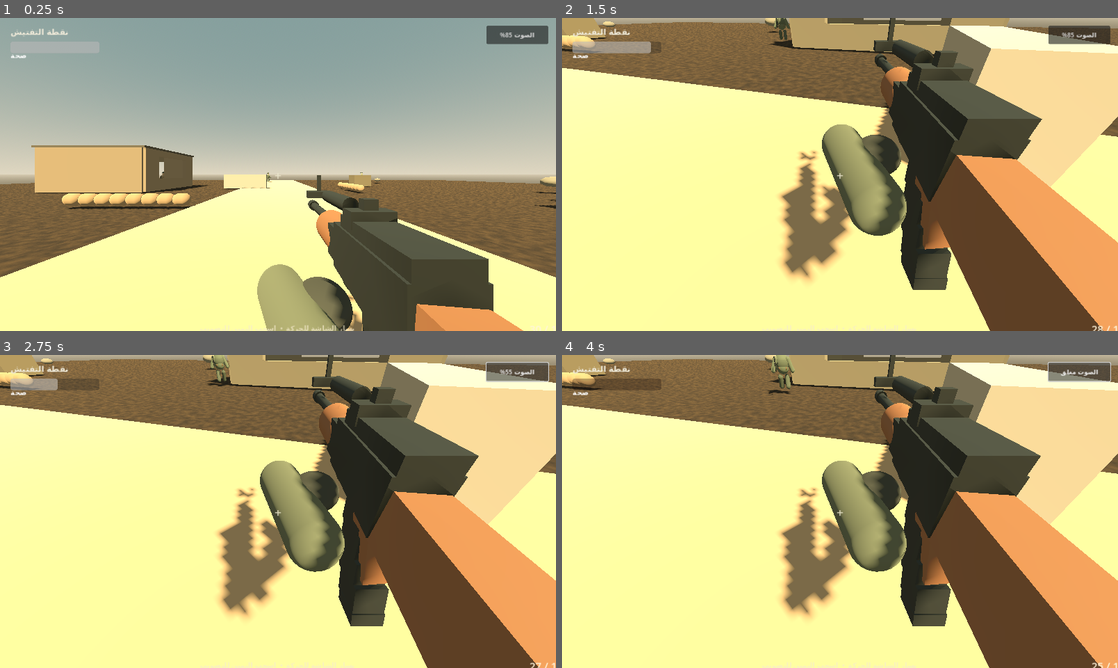
Above: before the commit, frames 1-4 (two rows, left to right).
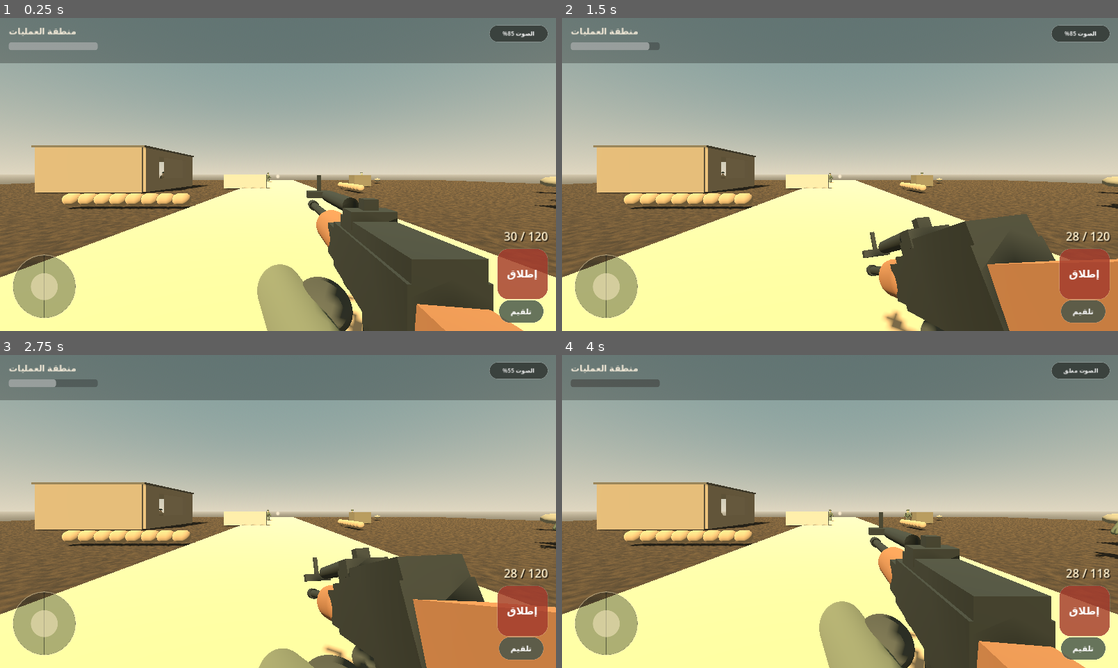
Above: after the commit, the same moments.

Repository: jufurmajid/mokfhu-
Game: Godot game, scene res://scenes/field.tscn
The game is run twice, just before and just after one commit, with the same random seed, the same clock (stepped at 60 frames per second) and the same inputs. Sound files missing from this copy of the repository are replaced by a short silence.
Inputs (mouse positions are in pixels of both pictures, inside the frame that each line leads up to):
- Up to frame 1 (0.25 s): no input
- Up to frame 2 (1.5 s): click (1084, 274) at 0.5 s, where only the run after the commit has a clickable "إطلاق"; click (1084, 312) at 1.25 s, where only the run after the commit has a clickable "تلقيم"
- Up to frame 3 (2.75 s): click "الصوت 85%" at 2 s
- Up to frame 4 (4 s): click "الصوت 55%" at 2.75 s; click "الصوت 28%" at 3.5 s

The runs differ from the first frame. In frame 1, 18% of the frame differs, in the area x 0-100%, y 0-100%; in frame 2, 83%; in frame 3, 82%; in frame 4, 84%.
Error in both runs: Invalid assignment of property or key 'text' with value of type 'String' on a base object of type 'null instance'. (res://scripts/field.gd:248)

Commit message:
Rebuild mobile HUD for all screen sizes

Diff:
--- a/game/scripts/mobile_hud.gd
+++ b/game/scripts/mobile_hud.gd
@@ -5,10 +5,17 @@
 signal move_changed(value: Vector2)
 signal look_delta(value: Vector2)
 
+const FIRE_REPEAT := 0.105
+const JOYSTICK_RADIUS := 64.0
+const SAFE_MARGIN := 18.0
+
 var health_bar: ProgressBar
 var ammo_label: Label
 var fire_button: Button
 var reload_button: Button
+var joystick_base: Panel
+var joystick_knob: Panel
+var root: Control
 var move_origin := Vector2.ZERO
 var move_touch := -1
 var look_touch := -1
@@ -17,151 +24,225 @@
 var volume_levels := [0.85, 0.55, 0.28, 0.0]
 var volume_labels := ["الصوت 85%", "الصوت 55%", "الصوت 28%", "الصوت مغلق"]
 var volume_index := 0
-var joystick_base: Panel
-var joystick_knob: Panel
 
 func _ready() -> void:
 	_build_ui()
+	get_viewport().size_changed.connect(_layout_controls)
+	call_deferred("_layout_controls")
 
 func _process(delta: float) -> void:
 	if fire_held:
 		fire_timer -= delta
 		if fire_timer <= 0.0:
 			fire_requested.emit()
-			fire_timer = 0.11
+			fire_timer = FIRE_REPEAT
 
 func _build_ui() -> void:
-	var root := Control.new()
+	root = Control.new()
+	root.name = "HUDRoot"
 	root.set_anchors_and_offsets_preset(Control.PRESET_FULL_RECT)
 	root.mouse_filter = Control.MOUSE_FILTER_PASS
 	add_child(root)
+
+	var shade := ColorRect.new()
+	shade.name = "TopShade"
+	shade.anchor_right = 1.0
+	shade.offset_bottom = 104.0
+	shade.color = Color(0.02, 0.025, 0.02, 0.28)
+	shade.mouse_filter = Control.MOUSE_FILTER_IGNORE
+	root.add_child(shade)
+
 	var reticle := Label.new()
-	reticle.text = "+"
-	reticle.add_theme_font_size_override("font_size", 28)
-	reticle.add_theme_color_override("font_color", Color(0.93, 0.91, 0.81, 0.88))
-	reticle.set_anchors_and_offsets_preset(Control.PRESET_CENTER)
-	reticle.position = Vector2(-8, -18)
+	reticle.name = "Reticle"
+	reticle.text = "•"
+	reticle.horizontal_alignment = HORIZONTAL_ALIGNMENT_CENTER
+	reticle.vertical_alignment = VERTICAL_ALIGNMENT_CENTER
+	reticle.set_anchors_preset(Control.PRESET_CENTER)
+	reticle.offset_left = -18.0
+	reticle.offset_top = -18.0
+	reticle.offset_right = 18.0
+	reticle.offset_bottom = 18.0
+	reticle.add_theme_font_size_override("font_size", 30)
+	reticle.add_theme_color_override("font_color", Color(1.0, 0.94, 0.82, 0.92))
+	reticle.mouse_filter = Control.MOUSE_FILTER_IGNORE
 	root.add_child(reticle)
+
 	var mission := Label.new()
 	mission.name = "Status"
-	mission.text = "نقطة التفتيش"
-	mission.position = Vector2(24, 18)
-	mission.add_theme_font_size_override("font_size", 19)
-	mission.add_theme_color_override("font_color", Color("eee9d8"))
+	mission.text = "منطقة العمليات"
+	mission.add_theme_font_size_override("font_size", 20)
+	mission.add_theme_color_override("font_color", Color("f3ead8"))
 	root.add_child(mission)
-	var sound_button := Button.new()
-	sound_button.text = volume_labels[volume_index]
-	sound_button.set_anchors_and_offsets_preset(Control.PRESET_TOP_RIGHT)
-	sound_button.position = Vector2(-160, 18)
-	sound_button.size = Vector2(142, 42)
-	sound_button.add_theme_font_size_override("font_size", 14)
-	sound_button.pressed.connect(_cycle_volume.bind(sound_button))
-	root.add_child(sound_button)
+
 	health_bar = ProgressBar.new()
-	health_bar.position = Vector2(24, 54)
-	health_bar.size = Vector2(205, 20)
+	health_bar.name = "Health"
 	health_bar.max_value = 100
 	health_bar.value = 100
 	health_bar.show_percentage = false
 	root.add_child(health_bar)
-	var health_text := Label.new()
-	health_text.name = "HealthText"
-	health_text.text = "صحة"
-	health_text.position = Vector2(24, 76)
-	root.add_child(health_text)
+
 	ammo_label = Label.new()
+	ammo_label.name = "Ammo"
 	ammo_label.text = "30 / 120"
-	ammo_label.position = Vector2(-180, -80)
-	ammo_label.set_anchors_and_offsets_preset(Control.PRESET_BOTTOM_RIGHT)
-	ammo_label.add_theme_font_size_override("font_size", 24)
-	ammo_label.add_theme_color_override("font_color", Color("fff4da"))
+	ammo_label.horizontal_alignment = HORIZONTAL_ALIGNMENT_RIGHT
+	ammo_label.add_theme_font_size_override("font_size", 27)
+	ammo_label.add_theme_color_override("font_color", Color("fff1cf"))
+	ammo_label.add_theme_color_override("font_shadow_color", Color(0, 0, 0, 0.75))
+	ammo_label.add_theme_constant_override("shadow_offset_x", 2)
+	ammo_label.add_theme_constant_override("shadow_offset_y", 2)
 	root.add_child(ammo_label)
-	fire_button = _button(root, "إطلاق", Vector2(-125, -172), Vector2(105, 105), Color("a84431"), true)
-	fire_button.set_anchors_and_offsets_preset(Control.PRESET_BOTTOM_RIGHT)
-	fire_button.position = Vector2(-132, -160)
-	reload_button = _button(root, "تلقيم", Vector2(-142, -62), Vector2(94, 52), Color("4c594b"), false)
-	reload_button.set_anchors_and_offsets_preset(Control.PRESET_BOTTOM_RIGHT)
-	reload_button.position = Vector2(-148, -68)
+
+	fire_button = _make_action_button("إطلاق", Color("a43b2d"), 24)
+	fire_button.name = "FireButton"
+	fire_button.button_down.connect(_start_fire)
+	fire_button.button_up.connect(_stop_fire)
+	root.add_child(fire_button)
+
+	reload_button = _make_action_button("تلقيم", Color("46554a"), 18)
+	reload_button.name = "ReloadButton"
 	reload_button.pressed.connect(reload_requested.emit)
-	var instruction := Label.new()
-	instruction.text = "يسار الشاشة للحركة  •  اسحب اليمين للتصويب"
-	instruction.set_anchors_and_offsets_preset(Control.PRESET_CENTER_BOTTOM)
-	instruction.position = Vector2(-180, -18)
-	instruction.add_theme_color_override("font_color", Color(0.96, 0.92, 0.8, 0.72))
-	root.add_child(instruction)
-	# A persistent thumb pad makes the movement area discoverable before the first touch.
+	root.add_child(reload_button)
+
+	var sound_button := _make_action_button(volume_labels[volume_index], Color("303632"), 13)
+	sound_button.name = "SoundButton"
+	sound_button.pressed.connect(_cycle_volume.bind(sound_button))
+	root.add_child(sound_button)
+
 	joystick_base = Panel.new()
-	joystick_base.position = Vector2(58, -218)
-	joystick_base.size = Vector2(142, 142)
-	joystick_base.set_anchors_and_offsets_preset(Control.PRESET_BOTTOM_LEFT)
+	joystick_base.name = "MovePad"
 	joystick_base.mouse_filter = Control.MOUSE_FILTER_IGNORE
 	var base_style := StyleBoxFlat.new()
-	base_style.bg_color = Color(0.12, 0.15, 0.13, 0.34)
-	base_style.border_color = Color(0.86, 0.82, 0.70, 0.48)
+	base_style.bg_color = Color(0.06, 0.08, 0.07, 0.34)
+	base_style.border_color = Color(0.93, 0.88, 0.72, 0.42)
 	base_style.set_border_width_all(2)
-	base_style.set_corner_radius_all(71)
+	base_style.set_corner_radius_all(74)
 	joystick_base.add_theme_stylebox_override("panel", base_style)
 	root.add_child(joystick_base)
+
 	joystick_knob = Panel.new()
-	joystick_knob.size = Vector2(58, 58)
-	joystick_knob.position = Vector2(42, 42)
+	joystick_knob.name = "MoveKnob"
 	joystick_knob.mouse_filter = Control.MOUSE_FILTER_IGNORE
 	var knob_style := StyleBoxFlat.new()
-	knob_style.bg_color = Color(0.83, 0.80, 0.68, 0.56)
-	knob_style.set_corner_radius_all(29)
+	knob_style.bg_color = Color(0.94, 0.89, 0.73, 0.58)
+	knob_style.set_corner_radius_all(32)
 	joystick_knob.add_theme_stylebox_override("panel", knob_style)
 	joystick_base.add_child(joystick_knob)
 
-func _button(parent: Control, caption: String, _unused: Vector2, size: Vector2, color: Color, hold_fire: bool) -> Button:
+func _make_action_button(caption: String, tint: Color, font_size: int) -> Button:
 	var button := Button.new()
 	button.text = caption
-	button.size = size
-	button.add_theme_font_size_override("font_size", 18)
+	button.focus_mode = Control.FOCUS_NONE
+	button.add_theme_font_size_override("font_size", font_size)
 	button.add_theme_color_override("font_color", Color.WHITE)
-	var style := StyleBoxFlat.new()
-	style.bg_color = Color(color, 0.78)
-	style.corner_radius_top_left = 48 if hold_fire else 14
-	style.corner_radius_top_right = 48 if hold_fire else 14
-	style.corner_radius_bottom_left = 48 if hold_fire else 14
-	style.corner_radius_bottom_right = 48 if hold_fire else 14
-	button.add_theme_stylebox_override("normal", style)
-	button.add_theme_stylebox_override("hover", style)
-	button.add_theme_stylebox_override("pressed", style)
-	parent.add_child(button)
-	if hold_fire:
-		button.button_down.connect(_start_fire)
-		button.button_up.connect(_stop_fire)
+	button.add_theme_color_override("font_pressed_color", Color.WHITE)
+	var normal := StyleBoxFlat.new()
+	normal.bg_color = Color(tint, 0.82)
+	normal.border_color = Color(1, 1, 1, 0.12)
+	normal.set_border_width_all(1)
+	normal.set_corner_radius_all(26)
+	var pressed := normal.duplicate() as StyleBoxFlat
+	pressed.bg_color = Color(tint.lightened(0.12), 0.96)
+	button.add_theme_stylebox_override("normal", normal)
+	button.add_theme_stylebox_override("hover", normal)
+	button.add_theme_stylebox_override("pressed", pressed)
+	button.add_theme_stylebox_override("focus", StyleBoxEmpty.new())
 	return button
+
+func _layout_controls() -> void:
+	if not is_instance_valid(root):
+		return
+	var viewport_size := get_viewport().get_visible_rect().size
+	var min_side := minf(viewport_size.x, viewport_size.y)
+	var ui_scale := clampf(min_side / 720.0, 0.72, 1.15)
+	var right_margin := SAFE_MARGIN * ui_scale
+	var bottom_margin := SAFE_MARGIN * ui_scale
+
+	var status := root.get_node("Status") as Label
+	status.position = Vector2(20, 16) * ui_scale
+	status.size = Vector2(minf(460.0 * ui_scale, viewport_size.x * 0.58), 34.0 * ui_scale)
+	status.add_theme_font_size_override("font_size", int(20.0 * ui_scale))
+
+	health_bar.position = Vector2(20, 56) * ui_scale
+	health_bar.size = Vector2(205, 18) * ui_scale
+
+	var sound := root.get_node("SoundButton") as Button
+	sound.size = Vector2(136, 40) * ui_scale
+	sound.position = Vector2(viewport_size.x - sound.size.x - right_margin, 16.0 * ui_scale)
+
+	var fire_size := 118.0 * ui_scale
+	fire_button.size = Vector2(fire_size, fire_size)
+	fire_button.position = Vector2(
+		viewport_size.x - fire_size - right_margin,
+		viewport_size.y - fire_size - bottom_margin - 54.0 * ui_scale
+	)
+	fire_button.add_theme_font_size_override("font_size", int(24.0 * ui_scale))
+
+	reload_button.size = Vector2(104, 54) * ui_scale
+	reload_button.position = Vector2(
+		viewport_size.x - reload_button.size.x - right_margin - 10.0 * ui_scale,
+		viewport_size.y - reload_button.size.y - bottom_margin
+	)
+	reload_button.add_theme_font_size_override("font_size", int(18.0 * ui_scale))
+
+	ammo_label.size = Vector2(210, 42) * ui_scale
+	ammo_label.position = Vector2(
+		viewport_size.x - ammo_label.size.x - right_margin,
+		fire_button.position.y - 48.0 * ui_scale
+	)
+	ammo_label.add_theme_font_size_override("font_size", int(27.0 * ui_scale))
+
+	var pad_size := 148.0 * ui_scale
+	joystick_base.size = Vector2(pad_size, pad_size)
+	joystick_base.position = Vector2(28.0 * ui_scale, viewport_size.y - pad_size - 28.0 * ui_scale)
+	var knob_size := 62.0 * ui_scale
+	joystick_knob.size = Vector2(knob_size, knob_size)
+	_reset_knob()
 
 func _input(event: InputEvent) -> void:
 	var size := get_viewport().get_visible_rect().size
 	if event is InputEventScreenTouch:
 		if event.pressed:
-			if event.position.y > size.y - 190.0 and event.position.x > size.x - 190.0:
+			if _point_inside_control(event.position, fire_button) or _point_inside_control(event.position, reload_button):
 				return
-			if event.position.x < size.x * 0.43 and move_touch == -1:
+			if event.position.x < size.x * 0.48 and event.position.y > size.y * 0.38 and move_touch == -1:
 				move_touch = event.index
 				move_origin = event.position
-				joystick_base.position = Vector2(clampf(event.position.x - 71.0, 16.0, size.x * 0.43 - 142.0), -218.0)
-				joystick_knob.position = Vector2(42, 42)
-			elif event.position.x > size.x * 0.58 and look_touch == -1:
+				_place_move_pad(event.position)
+			elif event.position.x > size.x * 0.45 and look_touch == -1:
 				look_touch = event.index
 		else:
 			if event.index == move_touch:
 				move_touch = -1
 				move_changed.emit(Vector2.ZERO)
-				joystick_base.position = Vector2(58, -218)
-				joystick_knob.position = Vector2(42, 42)
+				_layout_controls()
 			if event.index == look_touch:
 				look_touch = -1
 	elif event is InputEventScreenDrag:
 		if event.index == move_touch:
-			var delta: Vector2 = (event.position - move_origin) / 65.0
-			var clamped := Vector2(clampf(delta.x, -1, 1), clampf(delta.y, -1, 1))
-			joystick_knob.position = Vector2(42, 42) + clamped * 38.0
+			var scale := maxf(joystick_base.size.x / 148.0, 0.5)
+			var delta: Vector2 = (event.position - move_origin) / (JOYSTICK_RADIUS * scale)
+			var clamped := delta.limit_length(1.0)
+			var center := (joystick_base.size - joystick_knob.size) * 0.5
+			joystick_knob.position = center + clamped * (joystick_base.size.x * 0.25)
 			move_changed.emit(clamped)
 		elif event.index == look_touch:
-			look_delta.emit(event.relative * 0.0024)
+			look_delta.emit(event.relative * 0.00235)
+
+func _point_inside_control(point: Vector2, control: Control) -> bool:
+	return control.get_global_rect().has_point(point)
+
+func _place_move_pad(point: Vector2) -> void:
+	var size := get_viewport().get_visible_rect().size
+	var half := joystick_base.size * 0.5
+	joystick_base.position = Vector2(
+		clampf(point.x - half.x, 8.0, size.x * 0.48 - joystick_base.size.x),
+		clampf(point.y - half.y, size.y * 0.38, size.y - joystick_base.size.y - 8.0)
+	)
+	_reset_knob()
+
+func _reset_knob() -> void:
+	if is_instance_valid(joystick_base) and is_instance_valid(joystick_knob):
+		joystick_knob.position = (joystick_base.size - joystick_knob.size) * 0.5
 
 func _start_fire() -> void:
 	fire_held = true
@@ -178,7 +259,7 @@
 func set_health(value: int) -> void:
 	if is_instance_valid(health_bar):
 		health_bar.value = value
-		health_bar.modulate = Color("d85c45") if value < 35 else Color.WHITE
+		health_bar.modulate = Color("df5a44") if value < 35 else Color.WHITE
 
 func set_ammo(current: int, reserve: int) -> void:
 	if is_instance_valid(ammo_label):
